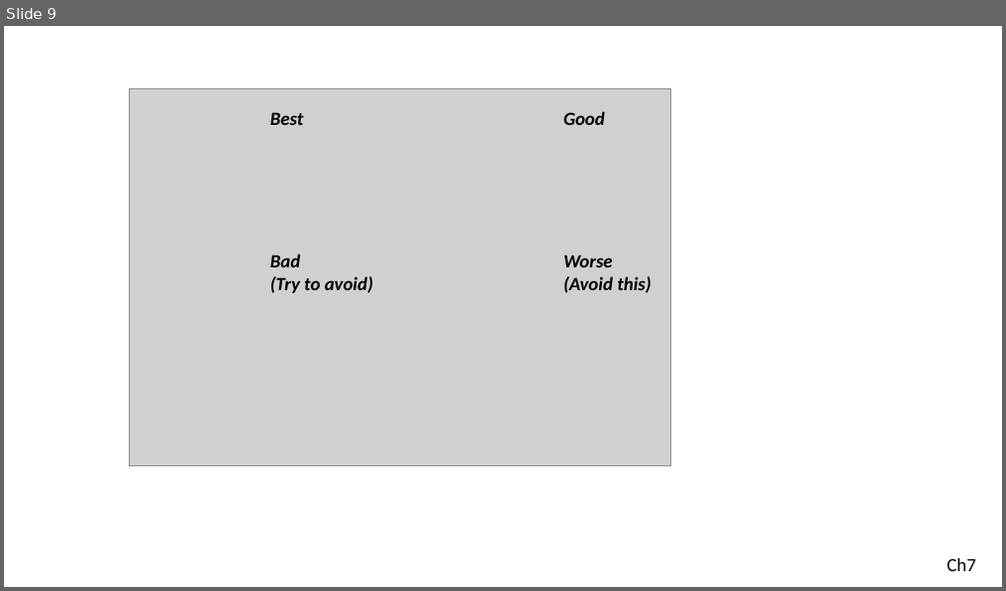
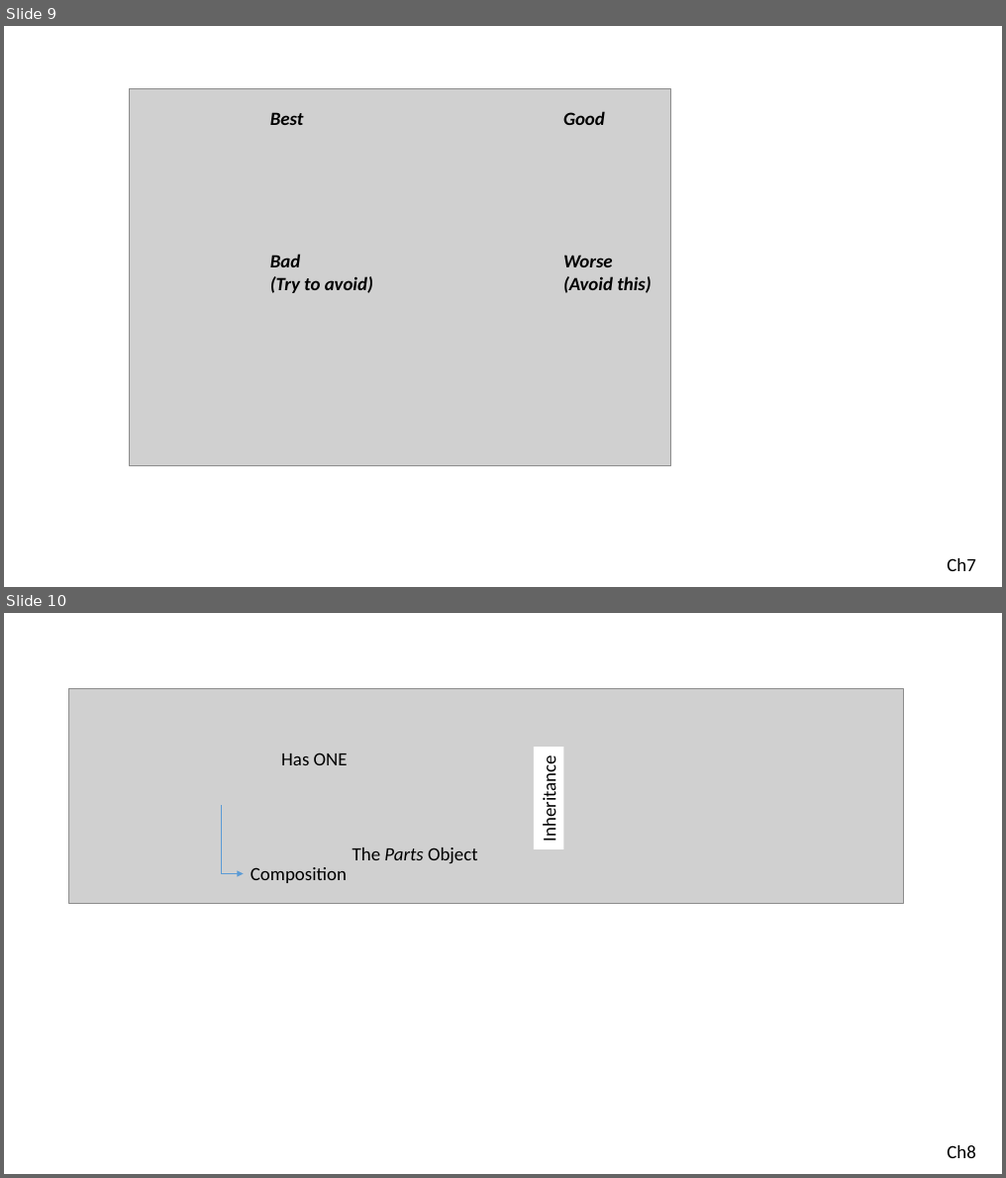
Before and after one commit to serodriguez68/poodr-notes, a slide deck: images_editables/poodr_image_editables.pptx. Shown one above the other, each under a label of ours: slide 9 before the commit, slides 9 and 10 after it. The pictures are 1006x591 and 1006x1178 pixels, drawn with LibreOffice and Linux fonts; fonts in the diff are those of the drawing; grey boxes stand for pictures. Boxes give left, top, right and bottom in pixels: in the first picture for what was removed or moved away, otherwise in the second. Text is boxed around its words. In the diff, an @@ line names an element or a change of style, - is before the commit and + after.

```diff
--- a/images_editables/poodr_image_editables.pptx
+++ b/images_editables/poodr_image_editables.pptx
@@ slide 10 added at bbox=[4, 613, 1002, 1174], background #FFFFFF @@
@@ picture added at bbox=[68, 688, 903, 903] @@
@@ text added at bbox=[281, 753, 348, 765], 18 pt, text #000000 @@
+Has ONE
@@ rectangle added at bbox=[534, 747, 563, 850], fill #FFFFFF, 18 pt, text #000000 @@
+Inheritance
@@ elbow arrow added from (221, 805) to (243, 874), #5B9BD5 0.5 pt @@
@@ text added at bbox=[352, 848, 478, 864], 18 pt, text #000000 @@
+The Parts Object
@@ text added at bbox=[251, 867, 347, 883], 18 pt, text #000000 @@
+Composition
@@ text added at bbox=[946, 1146, 976, 1158], 18 pt, text #000000 @@
+Ch8
```
Also in this commit, not shown: 1 other slide added, 3 other files.
